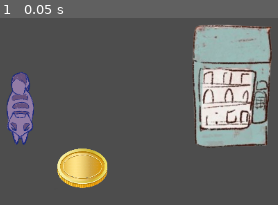
Above: before the commit, frame 1.
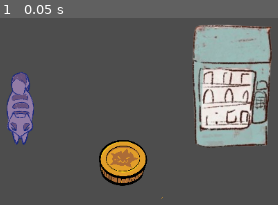
Above: after the commit, the same moment.

Repository: ellatnguyen/Intern-Inferno
Game: Godot game, scene res://testing_inventory.tscn
The game is run twice, just before and just after one commit, with the same random seed, the same clock (stepped at 60 frames per second) and the same inputs. This scene is started directly instead of the project's main scene.
Inputs:
- Up to frame 1 (0.05 s): no input

The runs differ from the first frame. In frame 1, 6.2% of the frame differs, in the area x 20-59%, y 65-97%.

Commit message:
replaced coin asset

Diff:
--- a/coin/coin.tscn
+++ b/coin/coin.tscn
@@ -1,16 +1,14 @@
 [gd_scene load_steps=6 format=3 uid="uid://c45qyqp8wv7gl"]
 
 [ext_resource type="Script" path="res://coin/coin.gd" id="1_rvu8b"]
-[ext_resource type="Texture2D" uid="uid://crr1gtbii438m" path="res://audrey_assets/goldcoin.png" id="1_yo57a"]
 [ext_resource type="Resource" uid="uid://gw222hecgd62" path="res://inventory/items/coin.tres" id="2_nrxsi"]
+[ext_resource type="Texture2D" uid="uid://7t6fkfqk56wg" path="res://audrey_assets/CoinAssetTransparent.PNG" id="3_bw8vg"]
 
-[sub_resource type="CapsuleShape2D" id="CapsuleShape2D_llwfh"]
-radius = 234.9
-height = 551.14
+[sub_resource type="CircleShape2D" id="CircleShape2D_4aw1s"]
+radius = 306.42
 
-[sub_resource type="CapsuleShape2D" id="CapsuleShape2D_i6y3h"]
-radius = 187.96
-height = 497.58
+[sub_resource type="CircleShape2D" id="CircleShape2D_rvnvf"]
+radius = 227.98
 
 [node name="coin" type="StaticBody2D"]
 collision_layer = 2
@@ -21,16 +19,17 @@
 [node name="Area2D" type="Area2D" parent="."]
 
 [node name="CollisionShape2D" type="CollisionShape2D" parent="Area2D"]
-position = Vector2(303, 242)
+position = Vector2(685, 185)
 rotation = 1.5865
-shape = SubResource("CapsuleShape2D_llwfh")
+shape = SubResource("CircleShape2D_4aw1s")
 debug_color = Color(0.653333, 0, 0.7, 0.419608)
 
 [node name="Sprite2D" type="Sprite2D" parent="."]
-position = Vector2(292, 228)
-texture = ExtResource("1_yo57a")
+position = Vector2(705, 161)
+scale = Vector2(0.547363, 0.483398)
+texture = ExtResource("3_bw8vg")
 
 [node name="CollisionShape2D" type="CollisionShape2D" parent="."]
-position = Vector2(306, 239)
+position = Vector2(690, 185)
 rotation = 1.5865
-shape = SubResource("CapsuleShape2D_i6y3h")
+shape = SubResource("CircleShape2D_rvnvf")
--- a/inventory/inv_UI.tscn
+++ b/inventory/inv_UI.tscn
@@ -1,7 +1,7 @@
 [gd_scene load_steps=4 format=3 uid="uid://bwwpnla8wmau4"]
 
 [ext_resource type="Script" path="res://inventory/Inv_UI.gd" id="1_06iax"]
-[ext_resource type="Texture2D" uid="uid://ct76oyc4ojme4" path="res://audrey_assets/clipboard_open.png" id="4_e7bxk"]
+[ext_resource type="Texture2D" uid="uid://bqk0e056l8gs1" path="res://audrey_assets/empty clipboard expanded.PNG" id="2_8ng60"]
 [ext_resource type="PackedScene" uid="uid://uk0lrnj0irjc" path="res://inventory/inv_ui_slot.tscn" id="5_h7fe6"]
 
 [node name="Inv_UI" type="Control"]
@@ -24,7 +24,7 @@
 offset_top = -16.0
 offset_right = 510.0
 offset_bottom = 305.0
-texture = ExtResource("4_e7bxk")
+texture = ExtResource("2_8ng60")
 patch_margin_left = 1
 patch_margin_top = 1
 patch_margin_right = 1
@@ -35,18 +35,16 @@
 layout_mode = 1
 anchors_preset = -1
 anchor_left = 0.5
-anchor_top = 1.0
-anchor_right = 0.5
-anchor_bottom = 1.0
-offset_left = -27.5
-offset_top = -44.0
-offset_right = 120.5
-offset_bottom = 2.0
-grow_horizontal = 2
-grow_vertical = 0
+anchor_top = 0.787
+anchor_right = 0.572
+anchor_bottom = 0.924
+offset_left = -177.5
+offset_top = 11.373
+offset_right = 175.548
+offset_bottom = 21.396
 scale = Vector2(0.9, 0.9)
 pivot_offset = Vector2(1, 0)
-columns = 3
+columns = 5
 
 [node name="inv_UI_slot1" parent="NinePatchRect/GridContainer" instance=ExtResource("5_h7fe6")]
 layout_mode = 2
@@ -56,3 +54,9 @@
 
 [node name="inv_UI_slot3" parent="NinePatchRect/GridContainer" instance=ExtResource("5_h7fe6")]
 layout_mode = 2
+
+[node name="inv_UI_slot4" parent="NinePatchRect/GridContainer" instance=ExtResource("5_h7fe6")]
+layout_mode = 2
+
+[node name="inv_UI_slot5" parent="NinePatchRect/GridContainer" instance=ExtResource("5_h7fe6")]
+layout_mode = 2
--- a/inventory/items/coin.tres
+++ b/inventory/items/coin.tres
@@ -1,9 +1,9 @@
 [gd_resource type="Resource" script_class="InvItem" load_steps=3 format=3 uid="uid://gw222hecgd62"]
 
 [ext_resource type="Script" path="res://inventory/inventory_item.gd" id="1_agds8"]
-[ext_resource type="Texture2D" uid="uid://b2njr3ytbhfnj" path="res://audrey_assets/resized coin.png" id="2_8rbya"]
+[ext_resource type="Texture2D" uid="uid://b46h5jsjdcrbd" path="res://audrey_assets/CoinAssetTransparent_2_optimized.png" id="2_ls65b"]
 
 [resource]
 script = ExtResource("1_agds8")
 name = "coin"
-texture = ExtResource("2_8rbya")
+texture = ExtResource("2_ls65b")
--- a/inventory/player_inv.tres
+++ b/inventory/player_inv.tres
@@ -1,11 +1,13 @@
-[gd_resource type="Resource" script_class="Inv" load_steps=6 format=3 uid="uid://8rsnjptgyvis"]
+[gd_resource type="Resource" script_class="Inv" load_steps=9 format=3 uid="uid://8rsnjptgyvis"]
 
 [ext_resource type="Script" path="res://Inv_slot.gd" id="2_humel"]
 [ext_resource type="Script" path="res://inventory/inventory.gd" id="3_eu6v8"]
+[ext_resource type="Resource" uid="uid://gw222hecgd62" path="res://inventory/items/coin.tres" id="3_xohy6"]
 
 [sub_resource type="Resource" id="Resource_732rr"]
 script = ExtResource("2_humel")
-amount = 0
+item = ExtResource("3_xohy6")
+amount = 10
 
 [sub_resource type="Resource" id="Resource_t3opa"]
 script = ExtResource("2_humel")
@@ -15,6 +17,14 @@
 script = ExtResource("2_humel")
 amount = 0
 
+[sub_resource type="Resource" id="Resource_82ia5"]
+script = ExtResource("2_humel")
+amount = 0
+
+[sub_resource type="Resource" id="Resource_rpd1h"]
+script = ExtResource("2_humel")
+amount = 0
+
 [resource]
 script = ExtResource("3_eu6v8")
-slots = Array[ExtResource("2_humel")]([SubResource("Resource_732rr"), SubResource("Resource_t3opa"), SubResource("Resource_lihov")])
+slots = Array[ExtResource("2_humel")]([SubResource("Resource_732rr"), SubResource("Resource_t3opa"), SubResource("Resource_lihov"), SubResource("Resource_82ia5"), SubResource("Resource_rpd1h")])
Binary file added: UI/empty clipboard expanded.PNG
Not shown, changed: UI/empty clipboard expanded.PNG.import
Binary file added: audrey_assets/CoinAssetTransparent.PNG
Not shown, changed: audrey_assets/CoinAssetTransparent.PNG.import
Binary file added: audrey_assets/CoinAssetTransparent_2_optimized.png
Not shown, added: audrey_assets/CoinAssetTransparent_2_optimized.png.import
Binary file added: audrey_assets/empty clipboard expanded.PNG
Not shown, added: audrey_assets/empty clipboard expanded.PNG.import
Binary file removed: audrey_assets/goldcoin.png
Binary file removed: audrey_assets/resized coin.png
